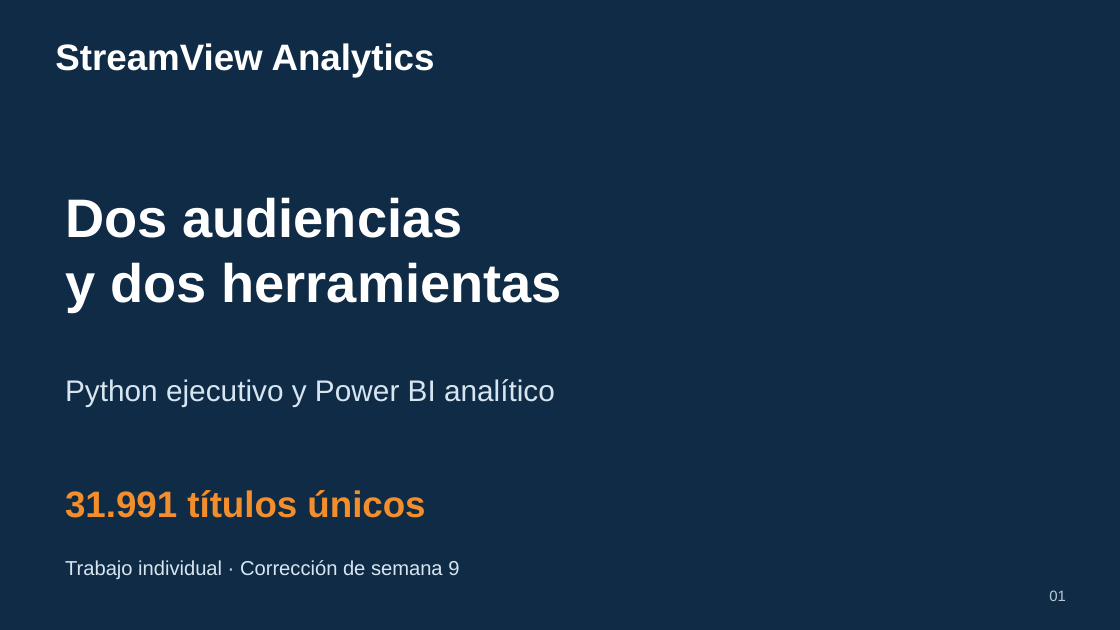
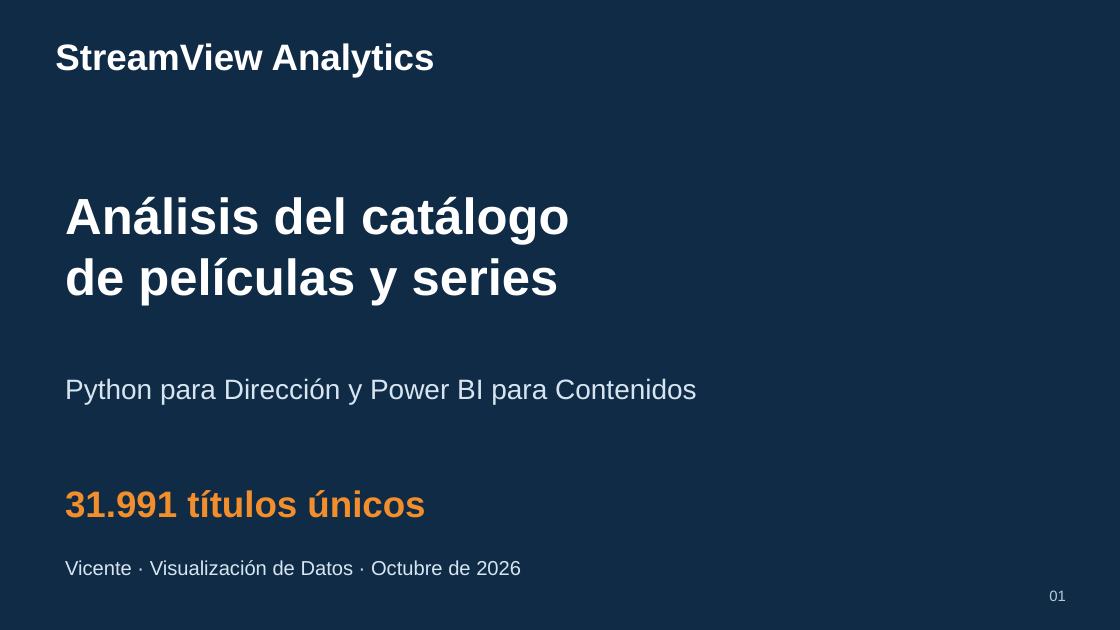
Before and after one commit to vicezepeda/STREAMVIEW-ANALYTICS, a slide deck: slide 1 of docs/Presentacion_StreamView_Semana9.pptx. Drawn at 1120x630 pixels with LibreOffice and Linux fonts; fonts in the diff are those of the drawing. Boxes give left, top, right and bottom in pixels: in the first picture for what was removed or moved away, otherwise in the second. Text is boxed around its words. In the diff, an @@ line names an element or a change of style, - is before the commit and + after.

Commit message:
fix: revisar entrega final y hacer reproducible la ejecucion Python

```diff
--- a/docs/Presentacion_StreamView_Semana9.pptx
+++ b/docs/Presentacion_StreamView_Semana9.pptx
@@ text at [65,196,570,305]: text changed; size 46.5 to 43.5 pt @@
-Dos audiencias
-y dos herramientas
+Análisis del catálogo
+de películas y series
@@ text at [65,378,697,404]: text changed; size 25.5 to 24 pt @@
-Python ejecutivo y Power BI analítico
+Python para Dirección y Power BI para Contenidos
@@ text at [65,560,521,575]: text changed @@
-Trabajo individual · Corrección de semana 9
+Vicente · Visualización de Datos · Octubre de 2026
```
Also in this commit, not shown: 6 other slides changed, 5 slides added, 3 slides removed, 27 other files.
